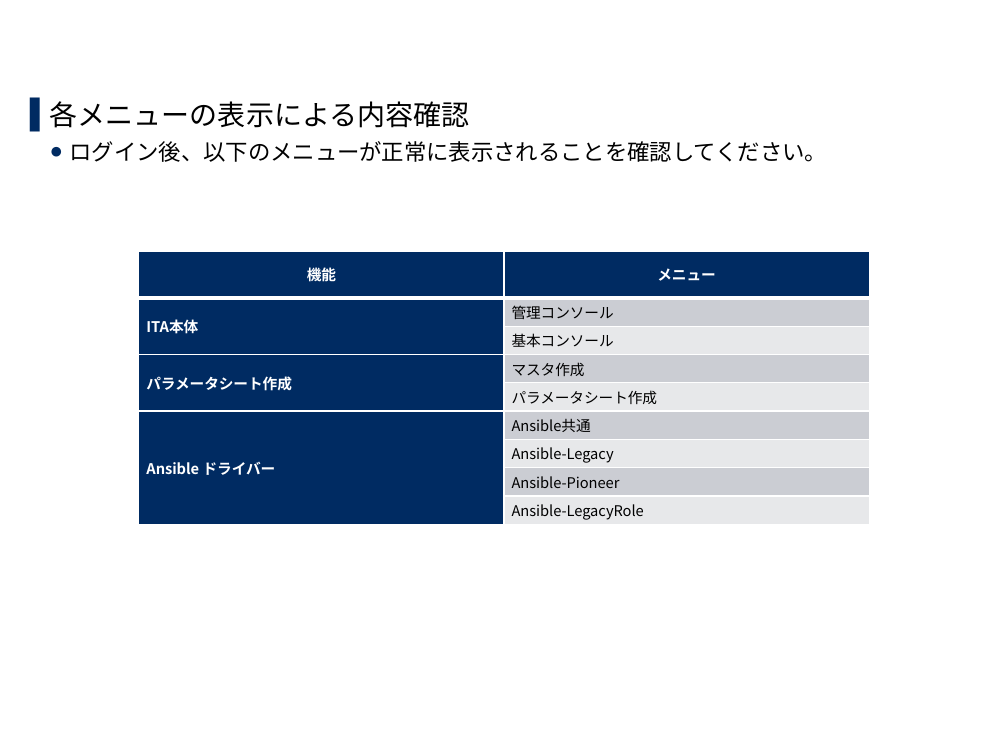
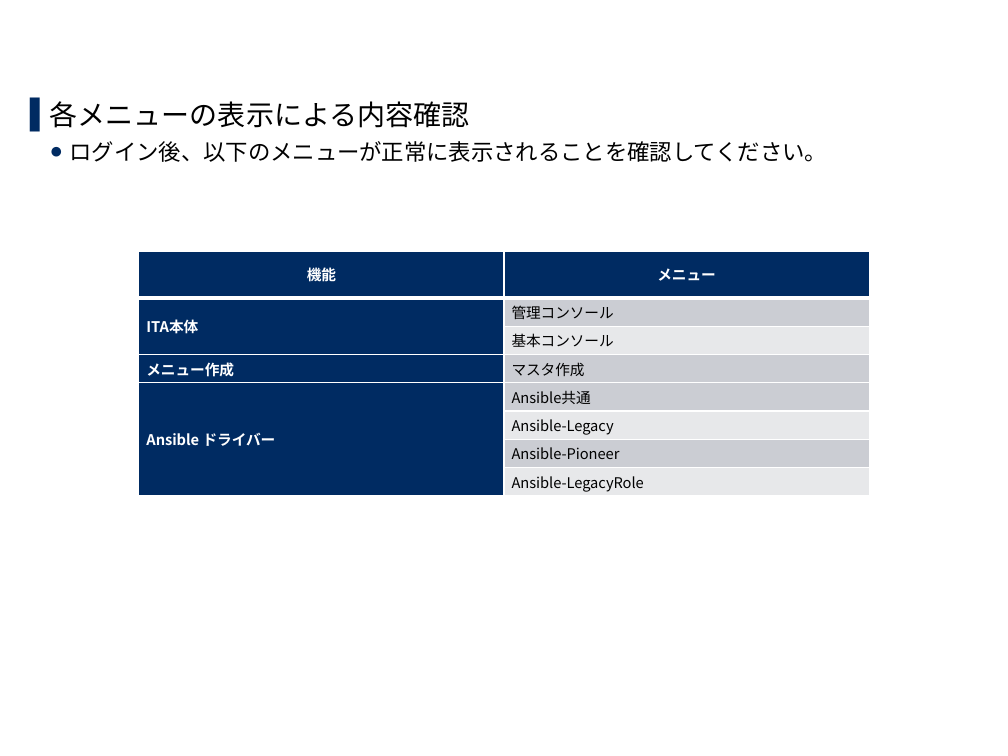
Before and after one commit to exastro-suite/it-automation-docs, a slide deck: slide 25 of asset/Learn_ja/ITA-online-install_ja.pptx. Drawn at 1008x756 pixels with LibreOffice and Linux fonts; fonts in the diff are those of the drawing; background and template pictures are left out. Boxes give left, top, right and bottom in pixels: in the first picture for what was removed or moved away, otherwise in the second. Text is boxed around its words. In the diff, an @@ line names an element or a change of style, - is before the commit and + after.

Commit message:
2020/01/27 16:01:21

```diff
--- a/asset/Learn_ja/ITA-online-install_ja.pptx
+++ b/asset/Learn_ja/ITA-online-install_ja.pptx
@@ table at (139, 251, 869, 496) @@
-row 4: パラメータシート作成 | マスタ作成
-row 5:  | パラメータシート作成
+row 4: メニュー作成 | マスタ作成
```
Also in this commit, not shown: 2 other slides changed.
